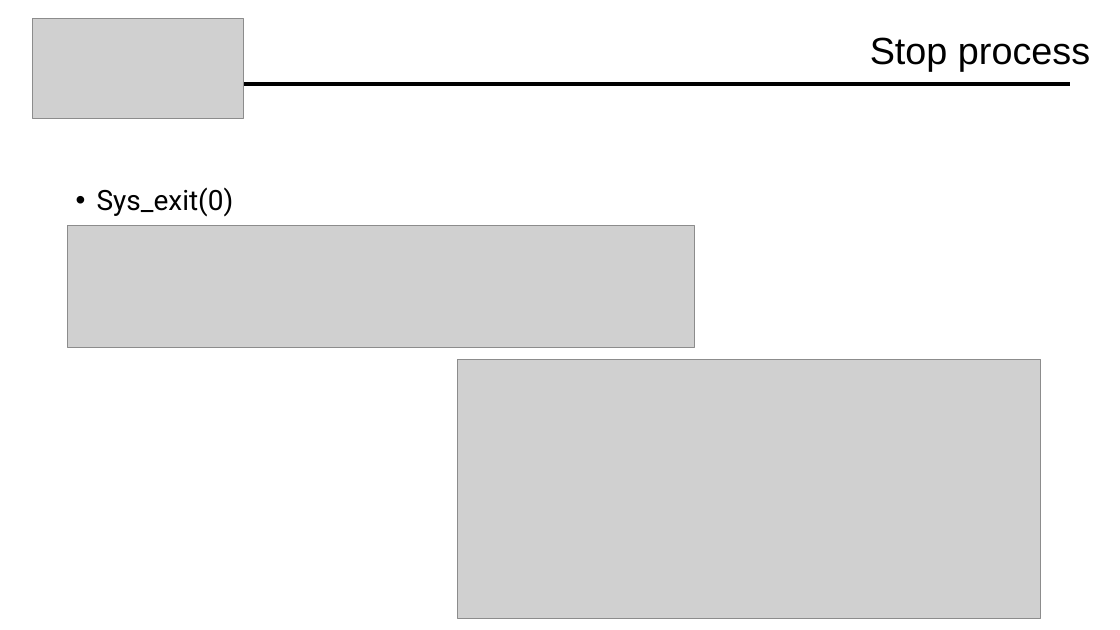
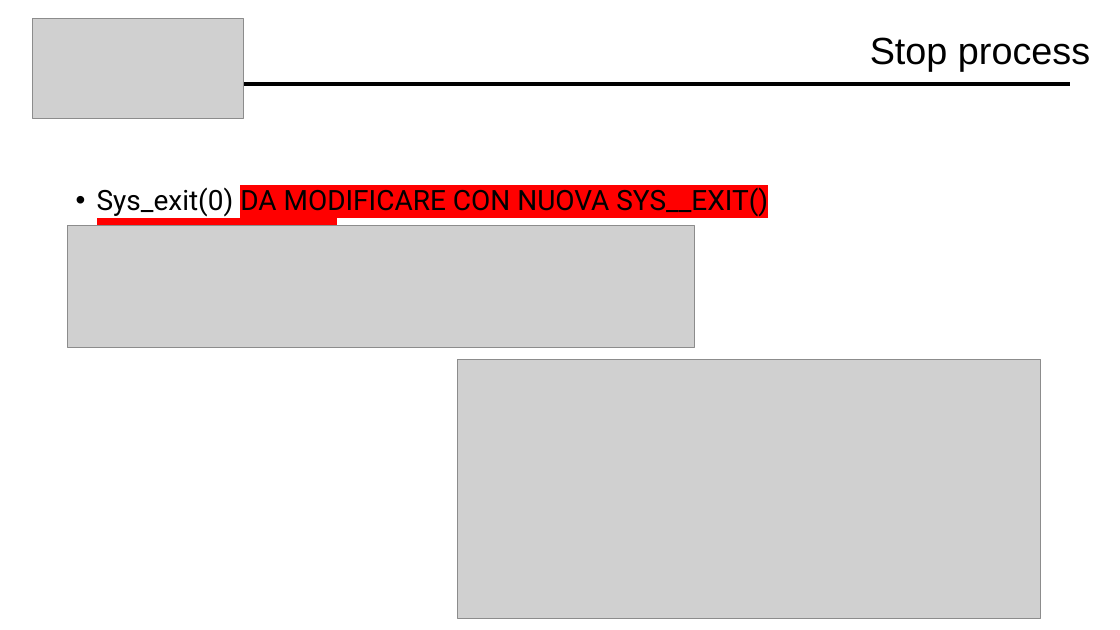
Before and after one commit to Davide619/OS161, a slide deck: slide 15 of Presentazione Progetto OS161.pptx (slide 16 before the commit). Drawn at 1120x630 pixels with LibreOffice and Linux fonts; fonts in the diff are those of the drawing; grey boxes stand for pictures. Boxes give left, top, right and bottom in pixels: in the first picture for what was removed or moved away, otherwise in the second. Text is boxed around its words. In the diff, an @@ line names an element or a change of style, - is before the commit and + after.

```diff
--- a/Presentazione Progetto OS161.pptx
+++ b/Presentazione Progetto OS161.pptx
@@ text at (x1=97, y1=184, x2=768, y2=217): text changed @@
-• Sys_exit(0)
+• Sys_exit(0) DA MODIFICARE CON NUOVA SYS__EXIT() ___________________
```
Also in this commit, not shown: 7 other slides changed, 1 slide removed, 1 other file.
